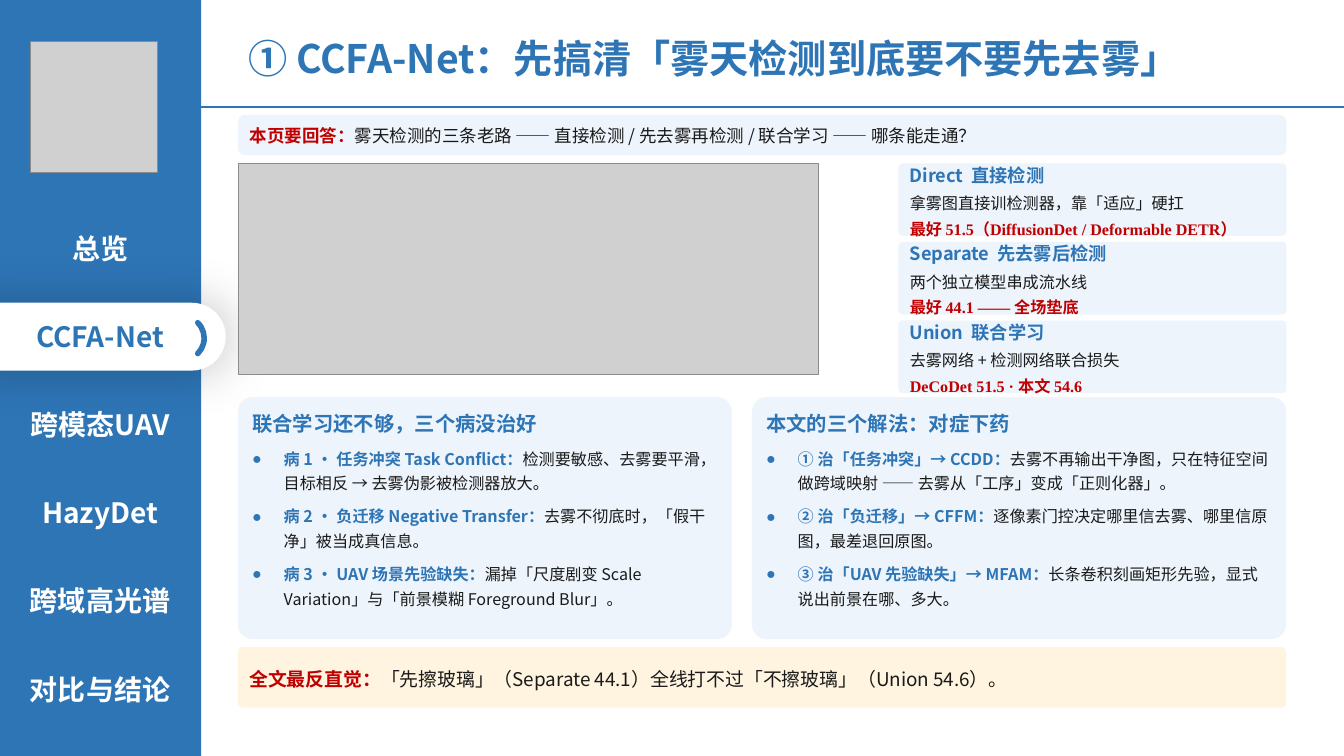
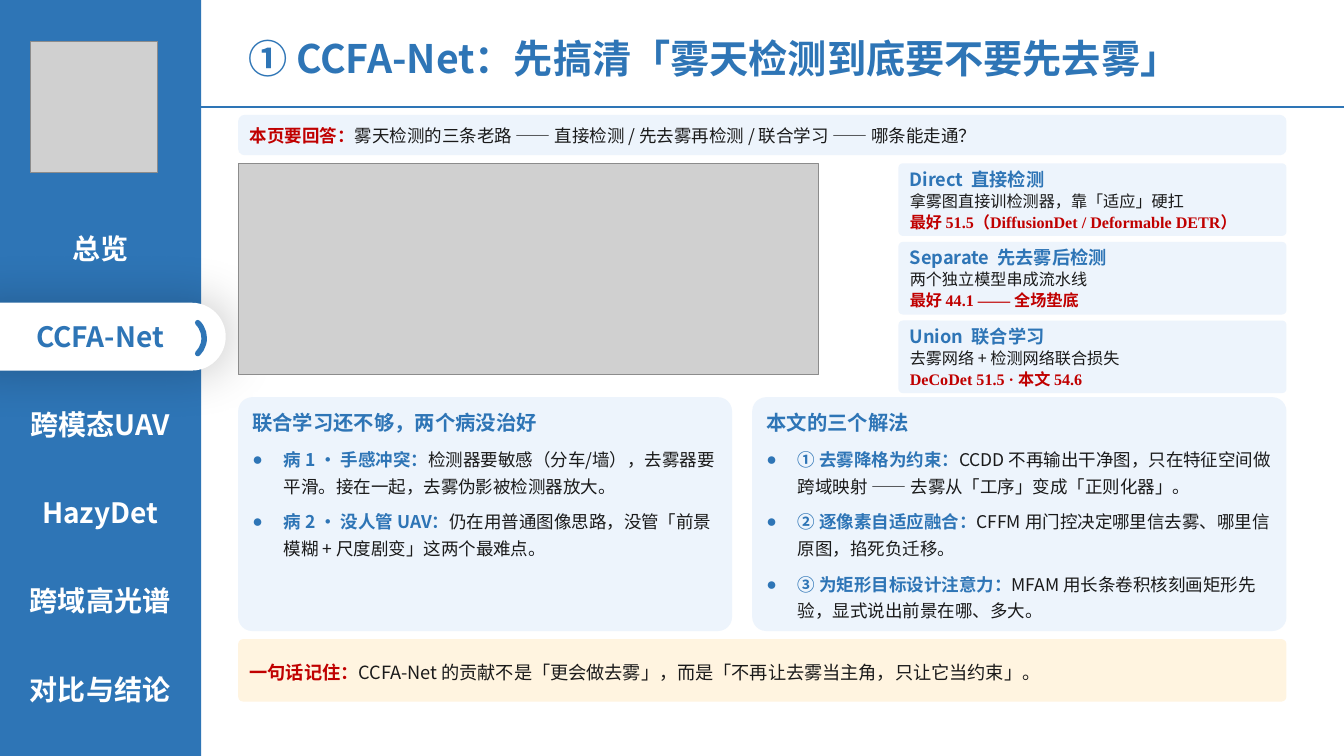
Before and after one commit to 139876/paper-notes, a slide deck: slide 5 of 论文精读/3-HazyDet精读/附件/四篇论文-组会汇报.pptx. Drawn at 1344x756 pixels with LibreOffice and Linux fonts; fonts in the diff are those of the drawing; grey boxes stand for pictures. Boxes give left, top, right and bottom in pixels: in the first picture for what was removed or moved away, otherwise in the second. Text is boxed around its words. In the diff, an @@ line names an element or a change of style, - is before the commit and + after.

```diff
--- a/论文精读/3-HazyDet精读/附件/四篇论文-组会汇报.pptx
+++ b/论文精读/3-HazyDet精读/附件/四篇论文-组会汇报.pptx
@@ line spacing 1.16 to 1; more space between paragraphs; line spacing 1.18 to 1; less space between paragraphs in 3 elements at <box>898,163,1287,236</box>, <box>898,242,1287,315</box>, <box>898,321,1287,393</box> @@
@@ rounded rectangle "联合学习还不够，两个病没治好": place and size @@
-rounded rectangle "联合学习还不够，两个病没治好" at <box>238,397,732,639</box>
+rounded rectangle "联合学习还不够，两个病没治好" at <box>238,397,732,631</box>
@@ text in rounded rectangle at <box>252,412,715,557</box>: text changed; size 11.5 to 12.5 pt @@
-联合学习还不够，三个病没治好
-● 病 1 · 任务冲突 Task Conflict：检测要敏感、去雾要平滑，目标相反 → 去雾伪影被检测器放大。
-● 病 2 · 负迁移 Negative Transfer：去雾不彻底时，「假干净」被当成真信息。
-● 病 3 · UAV 场景先验缺失：漏掉「尺度剧变 Scale Variation」与「前景模糊 Foreground Blur」。
+联合学习还不够，两个病没治好
+● 病 1 · 手感冲突：检测器要敏感（分车/墙），去雾器要平滑。接在一起，去雾伪影被检测器放大。
+● 病 2 · 没人管 UAV：仍在用普通图像思路，没管「前景模糊 + 尺度剧变」这两个最难点。
@@ rounded rectangle "本文的三个解法": place and size @@
-rounded rectangle "本文的三个解法" at <box>752,397,1287,639</box>
+rounded rectangle "本文的三个解法" at <box>752,397,1287,631</box>
@@ text in rounded rectangle at <box>766,412,1271,619</box>: text changed; size 11.5 to 12.5 pt @@
-本文的三个解法：对症下药
-● ① 治「任务冲突」→ CCDD：去雾不再输出干净图，只在特征空间做跨域映射 —— 去雾从「工序」变成「正则化器」。
-● ② 治「负迁移」→ CFFM：逐像素门控决定哪里信去雾、哪里信原图，最差退回原图。
-● ③ 治「UAV 先验缺失」→ MFAM：长条卷积刻画矩形先验，显式说出前景在哪、多大。
+本文的三个解法
+● ① 去雾降格为约束：CCDD 不再输出干净图，只在特征空间做跨域映射 —— 去雾从「工序」变成「正则化器」。
+● ② 逐像素自适应融合：CFFM 用门控决定哪里信去雾、哪里信原图，掐死负迁移。
+● ③ 为矩形目标设计注意力：MFAM 用长条卷积核刻画矩形先验，显式说出前景在哪、多大。
@@ rounded rectangle "一句话记住：CCFA-Net 的贡献不是「更会做去雾」，而是「不再让去雾当主角，只让它当约束」。": place and size @@
-rounded rectangle "一句话记住：CCFA-Net 的贡献不是「更会做去雾」，而是「不再让去雾当主角，只让它当约束」。" at <box>238,647,1287,708</box>
+rounded rectangle "一句话记住：CCFA-Net 的贡献不是「更会做去雾」，而是「不再让去雾当主角，只让它当约束」。" at <box>238,639,1287,702</box>
@@ text in rounded rectangle at <box>250,663,1041,681</box>: text changed; size 13.5 to 13 pt @@
-全文最反直觉：「先擦玻璃」（Separate 44.1）全线打不过「不擦玻璃」（Union 54.6）。
+一句话记住：CCFA-Net 的贡献不是「更会做去雾」，而是「不再让去雾当主角，只让它当约束」。
```
Also in this commit, not shown: 14 other slides changed.
